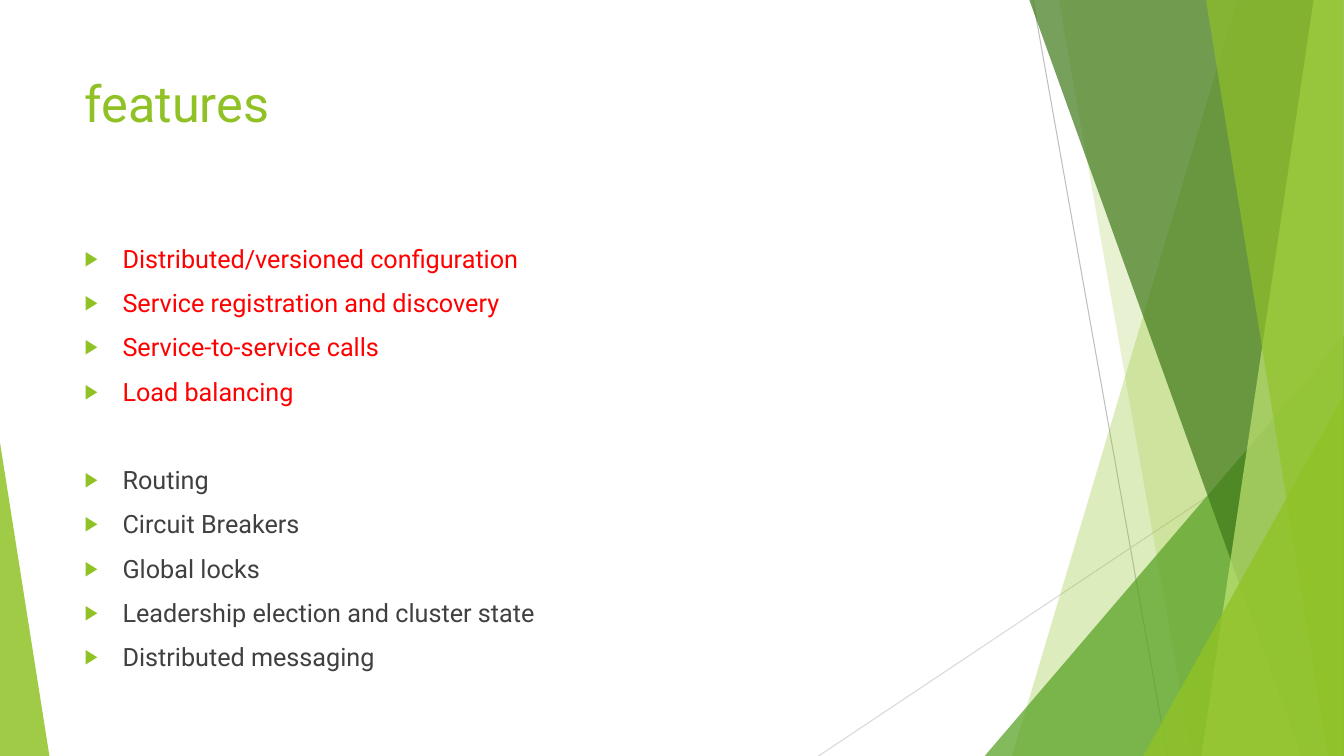
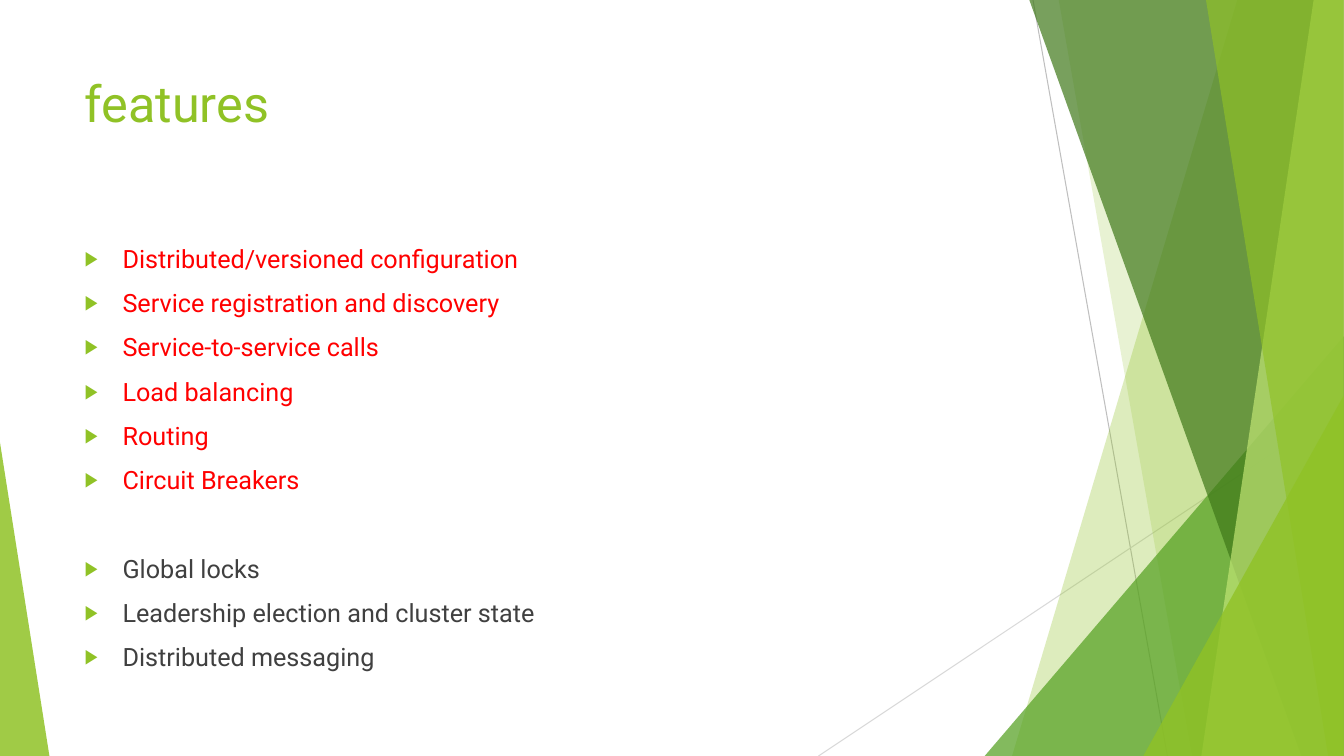
Before and after one commit to brrshh/configuration, a slide deck: slide 3 of Spring Cloud.pptx. Drawn at 1344x756 pixels with LibreOffice and Linux fonts; fonts in the diff are those of the drawing. Boxes give left, top, right and bottom in pixels: in the first picture for what was removed or moved away, otherwise in the second. Text is boxed around its words. In the diff, an @@ line names an element or a change of style, - is before the commit and + after.

```diff
--- a/Spring Cloud.pptx
+++ b/Spring Cloud.pptx
@@ text at box(123, 427, 299, 490): text colour #404040 to #FF0000 in "Routing", "Circuit Breakers" @@
```
Also in this commit, not shown: 7 other slides changed, 10 slides added, 29 other files.
